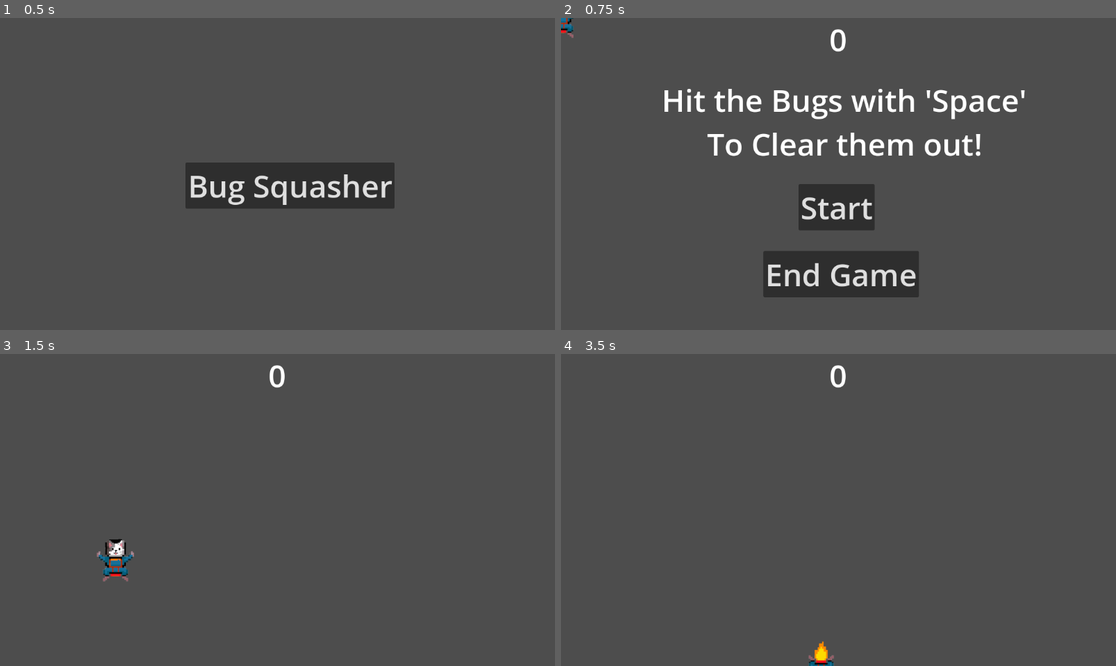
Above: before the commit, frames 1-4 (two rows, left to right).
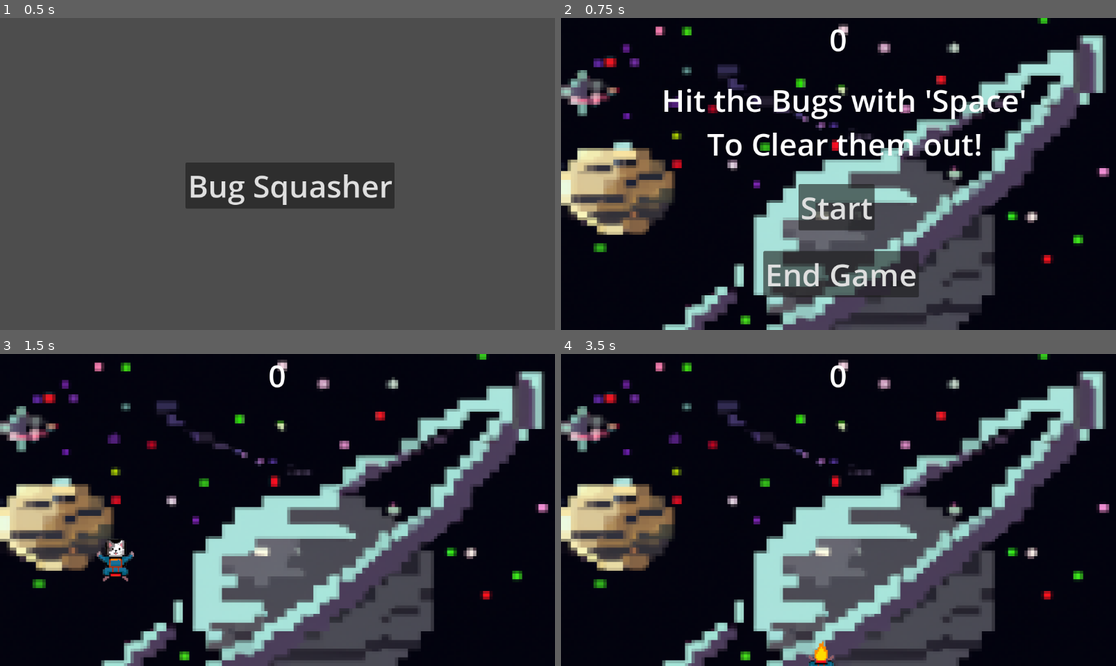
Above: after the commit, the same moments.

Repository: Josh40AU/SpaceCatParty
Game: Godot game, scene res://game_selection.tscn
Two runs of this game, one before a commit and one after it. Both use one fixed random seed, a clock stepped at 60 frames per second and the inputs below. Sound files missing from this copy of the repository are replaced by a short silence.
Inputs:
- Up to frame 1 (0.5 s): no input
- Up to frame 2 (0.75 s): click "Bug Squasher" at 0.5 s
- Up to frame 3 (1.5 s): click "Start" at 1.25 s
- Up to frame 4 (3.5 s): tap Enter at 2 s; hold D (move_right) 2.03-2.78 s; tap Space (player_action) at 2.1, 2.85 s; hold S (move_down) from 2.78 s (still down)

Frame 1 is identical in both runs. In frame 2, 82% of the frame differs, in the area x 0-100%, y 0-100%; in frame 3, 85%; in frame 4, 86%.

Commit message:
added background image fixed memory leak with music reorganized files

Diff:
--- a/bug.tscn
+++ b/bug/bug.tscn
@@ -1,6 +1,6 @@
 [gd_scene load_steps=6 format=3 uid="uid://dsurco1hgjaay"]
 
-[ext_resource type="Script" path="res://bug.gd" id="1_pkrnr"]
+[ext_resource type="Script" path="res://bug/bug.gd" id="1_pkrnr"]
 [ext_resource type="Texture2D" uid="uid://cia1iojy5ao7l" path="res://assets/art/BeetleFrame-1-nb.png" id="2_o0b7p"]
 [ext_resource type="Texture2D" uid="uid://clysp6werhrte" path="res://assets/art/BeetleFrame-2-nb.png" id="3_lvaxi"]
 
--- a/game_selection.gd
+++ b/game_selection.gd
@@ -10,16 +10,25 @@
 	# initital sound
 	bg_music.stream = load("res://assets/audio/musicTheme-opening.wav")
 	bg_music.autoplay = true
+	bg_music.volume_db = -10.0
 	bg_music.finished.connect(_loadMusic)
 	add_child(bg_music)
 	pass # Replace with function body.
 
 func _loadMusic():
 	# continual music play
-	remove_child(bg_music)
+	#remove_child(bg_music)
 	bg_music.stream = load("res://assets/audio/musicTheme-short.wav")
-	bg_music.autoplay = true
-	add_child(bg_music)
+	bg_music.play()
+	bg_music.finished.disconnect(_loadMusic)
+	bg_music.finished.connect(_replayMusic)
+	#print('replay!')
+	#bg_music.volume_db = -10.0
+	#bg_music.autoplay = true
+	#add_child(bg_music)
+
+func _replayMusic():
+	bg_music.play()
 
 # Called every frame. 'delta' is the elapsed time since the previous frame.
 func _process(delta):
--- a/game_selection.tscn
+++ b/game_selection.tscn
@@ -1,11 +1,11 @@
-[gd_scene load_steps=3 format=3 uid="uid://l653tjpjf8fq"]
+[gd_scene load_steps=3 format=3 uid="uid://dpay8i6um16xa"]
 
 [ext_resource type="Script" path="res://game_selection.gd" id="1_he5jr"]
-[ext_resource type="PackedScene" uid="uid://dx41odpxhv77s" path="res://bug_squasher.tscn" id="2_xipxd"]
+[ext_resource type="PackedScene" uid="uid://dx41odpxhv77s" path="res://levels/bug_squasher/bug_squasher.tscn" id="2_p77nj"]
 
 [node name="game_selection" type="Node"]
 script = ExtResource("1_he5jr")
-bug_squasher_scene = ExtResource("2_xipxd")
+bug_squasher_scene = ExtResource("2_p77nj")
 
 [node name="bug_squash_start" type="Button" parent="."]
 offset_left = 385.0
--- a/hud.tscn
+++ b/hud/hud.tscn
@@ -1,9 +1,9 @@
-[gd_scene load_steps=2 format=3 uid="uid://dk148vld535qk"]
+[gd_scene load_steps=2 format=3 uid="uid://dhjmemycsexdb"]
 
-[ext_resource type="Script" path="res://HUD.gd" id="1_5kmoe"]
+[ext_resource type="Script" path="res://hud/HUD.gd" id="1_dqt4t"]
 
 [node name="HUD" type="CanvasLayer"]
-script = ExtResource("1_5kmoe")
+script = ExtResource("1_dqt4t")
 
 [node name="ScoreLabel" type="Label" parent="."]
 anchors_preset = 5
--- a/bug_squasher.gd
+++ b/levels/bug_squasher/bug_squasher.gd
@@ -10,12 +10,14 @@
 
 # Called when the node enters the scene tree for the first time.
 func _ready():
+	$Player.hide()
 	pass
 	#new_game()
 
 func new_game():
 	get_tree().call_group("bugs", "queue_free")
 	score = 0
+	$Player.show()
 	$Player.start($StartPosition.position)
 	$StartTimer.start()
 	$HUD.update_score(score)
--- a/bug_squasher.tscn
+++ b/levels/bug_squasher/bug_squasher.tscn
@@ -1,10 +1,11 @@
-[gd_scene load_steps=7 format=3 uid="uid://dx41odpxhv77s"]
+[gd_scene load_steps=8 format=3 uid="uid://dx41odpxhv77s"]
 
-[ext_resource type="PackedScene" uid="uid://bj0yc0ekkm62i" path="res://player.tscn" id="1_csp1f"]
-[ext_resource type="Script" path="res://bug_squasher.gd" id="1_u2k1x"]
-[ext_resource type="PackedScene" uid="uid://dsurco1hgjaay" path="res://bug.tscn" id="2_0fijt"]
-[ext_resource type="PackedScene" uid="uid://dk148vld535qk" path="res://hud.tscn" id="2_2im1j"]
+[ext_resource type="PackedScene" uid="uid://c78rxx0uws7v4" path="res://player/player.tscn" id="1_csp1f"]
+[ext_resource type="Script" path="res://levels/bug_squasher/bug_squasher.gd" id="1_u2k1x"]
+[ext_resource type="PackedScene" uid="uid://dsurco1hgjaay" path="res://bug/bug.tscn" id="2_0fijt"]
+[ext_resource type="PackedScene" uid="uid://dhjmemycsexdb" path="res://hud/hud.tscn" id="2_2im1j"]
 [ext_resource type="AudioStream" uid="uid://bbwp3jj3yyaul" path="res://assets/audio/shock.wav" id="5_h66oc"]
+[ext_resource type="Texture2D" uid="uid://q64g3txdtbs1" path="res://assets/art/background.png" id="6_mlnjk"]
 
 [sub_resource type="Curve2D" id="Curve2D_awtil"]
 _data = {
@@ -15,6 +16,11 @@
 [node name="BugSquasher" type="Node"]
 script = ExtResource("1_u2k1x")
 mob_scene = ExtResource("2_0fijt")
+
+[node name="TextureRect" type="TextureRect" parent="."]
+offset_right = 1156.0
+offset_bottom = 1024.0
+texture = ExtResource("6_mlnjk")
 
 [node name="Player" parent="." instance=ExtResource("1_csp1f")]
 
--- a/player.tscn
+++ b/player/player.tscn
@@ -1,17 +1,17 @@
-[gd_scene load_steps=9 format=3 uid="uid://bj0yc0ekkm62i"]
+[gd_scene load_steps=9 format=3 uid="uid://c78rxx0uws7v4"]
 
-[ext_resource type="Script" path="res://player.gd" id="1_rqydf"]
-[ext_resource type="Texture2D" uid="uid://blv5cjoebt0mj" path="res://assets/art/Front Facing-HalfFlame-nb.png" id="2_etuxw"]
-[ext_resource type="Texture2D" uid="uid://78ugullirqo7" path="res://assets/art/Front Facing-NoFlame-nb.png" id="2_f8h2y"]
-[ext_resource type="Texture2D" uid="uid://dpxprnv3p822f" path="res://assets/art/Front Facing-QuarrterFlame-nb.png" id="3_0japl"]
-[ext_resource type="Texture2D" uid="uid://daju2ivofugss" path="res://assets/art/Front Facing-FullFlame-nb.png" id="3_kal8q"]
-[ext_resource type="AudioStream" uid="uid://0oy6ueosdcpt" path="res://assets/audio/jet-pack.wav" id="5_1opro"]
+[ext_resource type="Script" path="res://player/player.gd" id="1_execp"]
+[ext_resource type="Texture2D" uid="uid://78ugullirqo7" path="res://assets/art/Front Facing-NoFlame-nb.png" id="2_0luq0"]
+[ext_resource type="Texture2D" uid="uid://dpxprnv3p822f" path="res://assets/art/Front Facing-QuarrterFlame-nb.png" id="3_b6jd4"]
+[ext_resource type="Texture2D" uid="uid://blv5cjoebt0mj" path="res://assets/art/Front Facing-HalfFlame-nb.png" id="4_6ec5b"]
+[ext_resource type="Texture2D" uid="uid://daju2ivofugss" path="res://assets/art/Front Facing-FullFlame-nb.png" id="5_qx34k"]
+[ext_resource type="AudioStream" uid="uid://0oy6ueosdcpt" path="res://assets/audio/jet-pack.wav" id="6_id5bb"]
 
 [sub_resource type="SpriteFrames" id="SpriteFrames_rl0cs"]
 animations = [{
 "frames": [{
 "duration": 1.0,
-"texture": ExtResource("2_f8h2y")
+"texture": ExtResource("2_0luq0")
 }],
 "loop": true,
 "name": &"off",
@@ -38,7 +38,7 @@
 
 [node name="Player" type="Area2D"]
 position = Vector2(0, 19)
-script = ExtResource("1_rqydf")
+script = ExtResource("1_execp")
 metadata/_edit_group_ = true
 
 [node name="AnimatedSprite2D" type="AnimatedSprite2D" parent="."]
Binary file added: assets/art/background.png
Not shown, added: assets/art/background.png.import
Renamed: bug.gd -> bug/bug.gd
Renamed: HUD.gd -> hud/HUD.gd
Renamed: player.gd -> player/player.gd
Not shown: 2 places in player/player.tscn that only renumber resources
